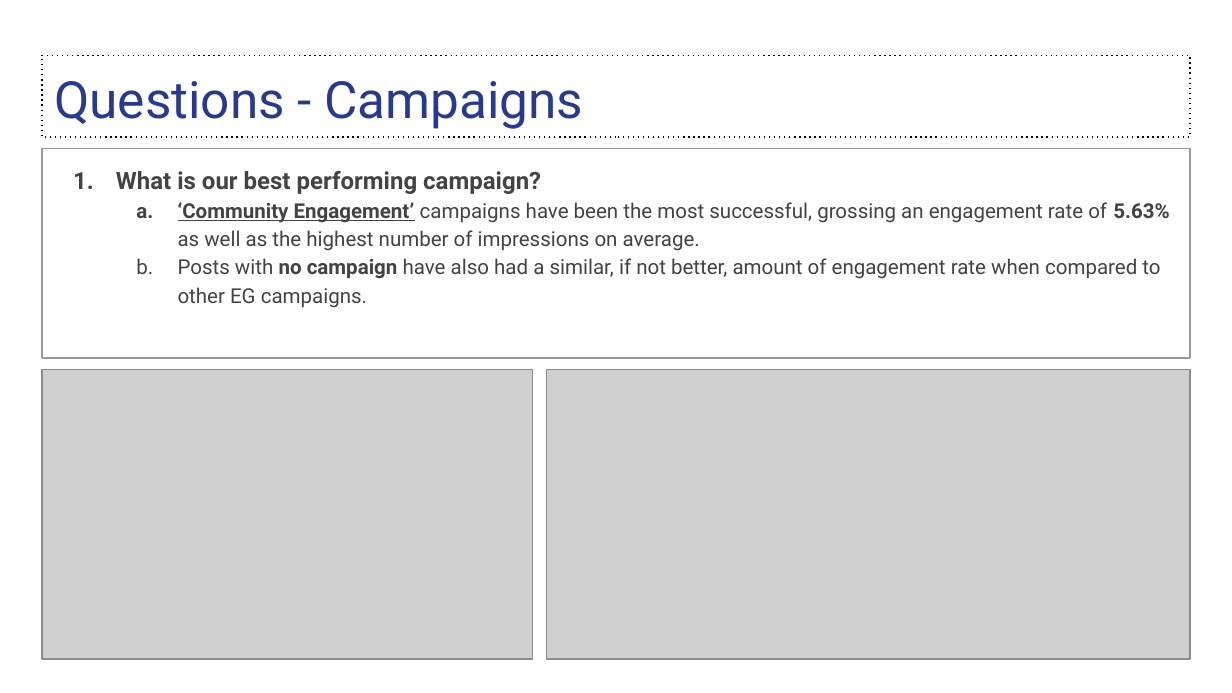
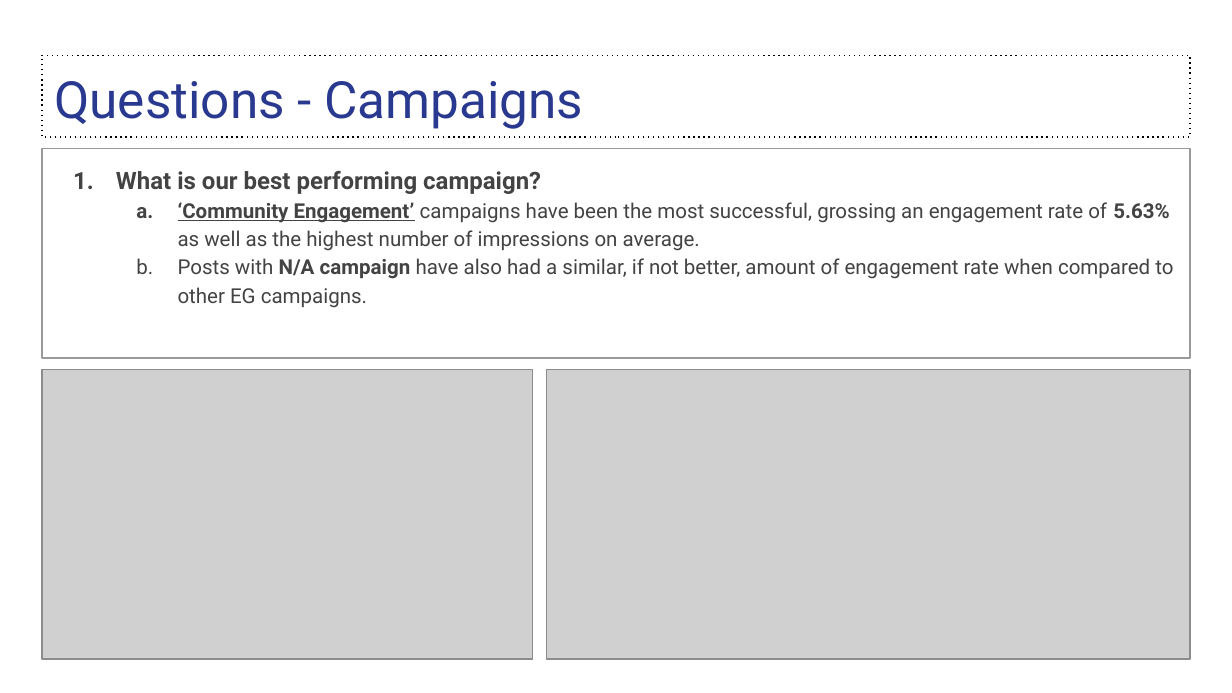
Before and after one commit to sidthakur08/EGxGeniusLeague, a slide deck: slide 10 of DA/EG Data Analysis Assessment .pptx. Drawn at 1232x693 pixels with LibreOffice and Linux fonts; fonts in the diff are those of the drawing; grey boxes stand for pictures. Boxes give left, top, right and bottom in pixels: in the first picture for what was removed or moved away, otherwise in the second. Text is boxed around its words. In the diff, an @@ line names an element or a change of style, - is before the commit and + after.

```diff
--- a/DA/EG Data Analysis Assessment .pptx
+++ b/DA/EG Data Analysis Assessment .pptx
@@ text at (x1=178, y1=258, x2=1173, y2=308): text changed @@
-  b. Posts with no campaign have also had a similar, if not better, amount of engagement rate when compared to other EG campaigns.
+  b. Posts with N/A campaign have also had a similar, if not better, amount of engagement rate when compared to other EG campaigns.
```
Also in this commit, not shown: 4 other slides changed, 1 other file.
